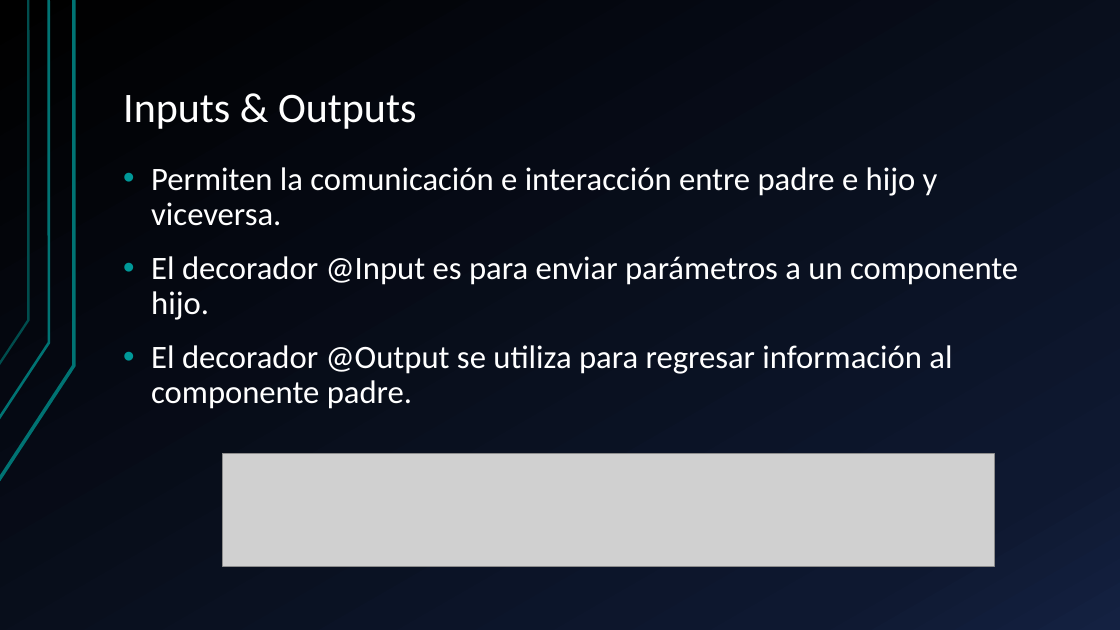
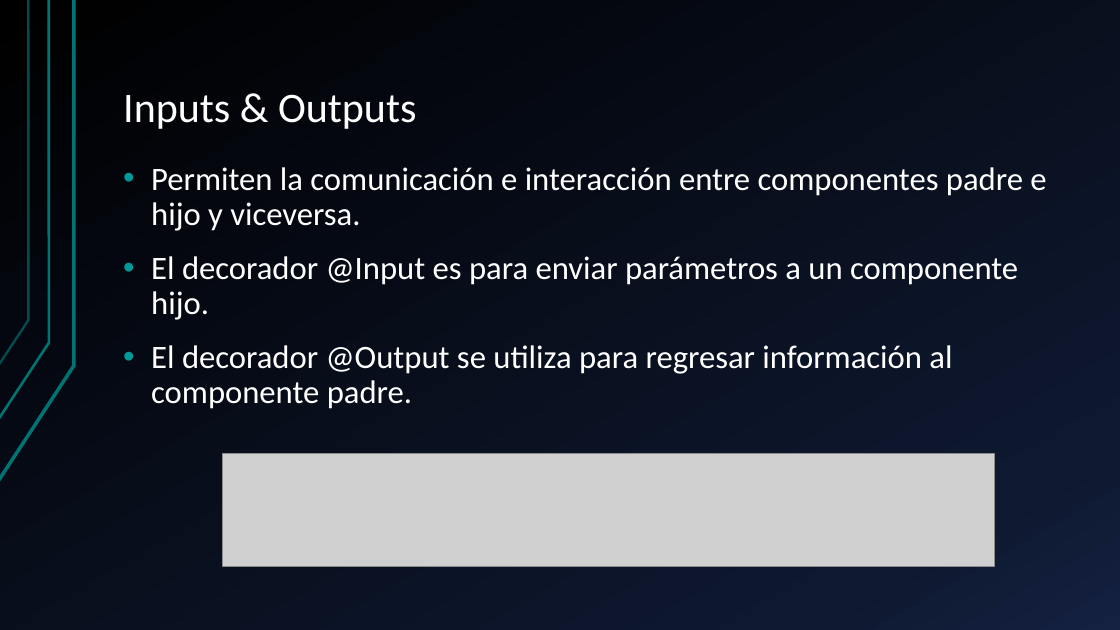
Before and after one commit to KevinToala/capacitacionAngular, a slide deck: slide 28 of Angular.pptx. Drawn at 1120x630 pixels with LibreOffice and Linux fonts; fonts in the diff are those of the drawing; grey boxes stand for pictures. Boxes give left, top, right and bottom in pixels: in the first picture for what was removed or moved away, otherwise in the second. Text is boxed around its words. In the diff, an @@ line names an element or a change of style, - is before the commit and + after.

```diff
--- a/Angular.pptx
+++ b/Angular.pptx
@@ text at [151,167,1046,231]: text changed @@
-• Permiten la comunicación e interacción entre padre e hijo y viceversa.
+• Permiten la comunicación e interacción entre componentes padre e hijo y viceversa.
```
Also in this commit, not shown: 1 other slide changed, 7 slides added.
